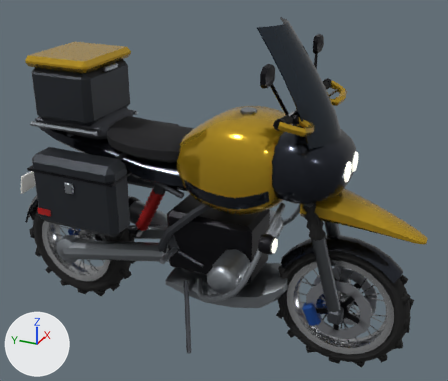
One commit to the glTF model assets/bikes/adventure.glb: the scene before it, then after it.
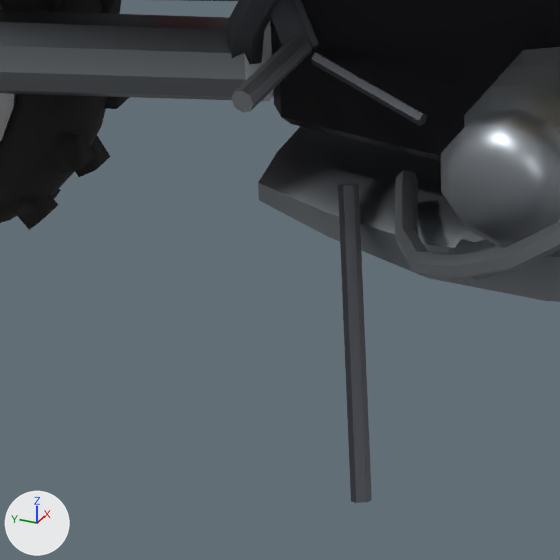
Each version is shown whole from a camera (50 mm lens) standing at (-2.329, -1.175, 1.909) and looking at (0.039, -0.109, 0.725), then close up on the part from 24% to 52% of the width and 63% to 96% of the height. Every picture has the same lights, and +X, +Y and +Z are marked at lower left. The first two pictures are the older version. Vertices at exactly the same position are counted once.

Names of what the first close-up shows: 'body', 'wheel_rear'.
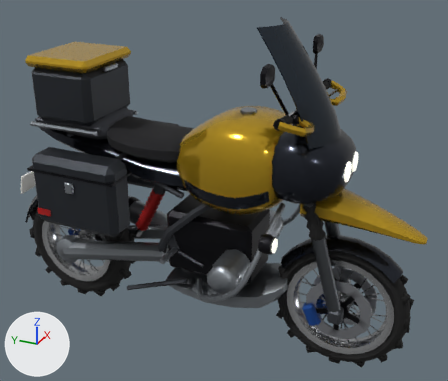
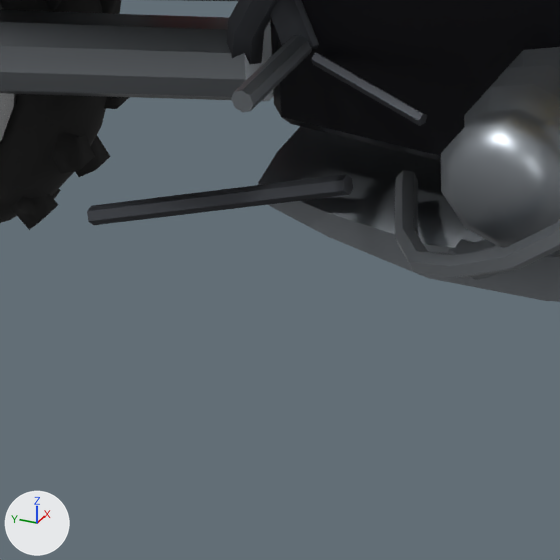
What differs and where, as boxes (x1, y1, x2, y2) in the close-ups (560 x 560 px; the box of a moved part takes in the faces that stretch with it):
'body', reshaped: before (0, 0, 560, 503); after (0, 0, 560, 302)
part 1 of me_body, moved or reshaped: before (338, 184, 372, 503); after (87, 174, 353, 225)

The change in detail:
me_body is used by ob_body; location (0.0, 0.0, 0.0).
me_body had 3007 vertices, 5692 faces and spanned x -0.37..0.37, y -1.02..1.03, z 0.03..1.5.
me_body now has 3007 vertices, 5692 faces and spans x -0.37..0.37, y -1.02..1.03, z 0.2..1.5.
me_body part 1: the loose piece of 14 vertices spanning x -0.3..-0.14, y -0.09..0.01, z 0.03..0.32 is multiplied about its middle by the matrix ((-0.46, -0.731, 0.504), (-0.177, -0.481, -0.859), (0.87, -0.484, 0.091)), then moved by (0.06, 0.2, 0.09).
